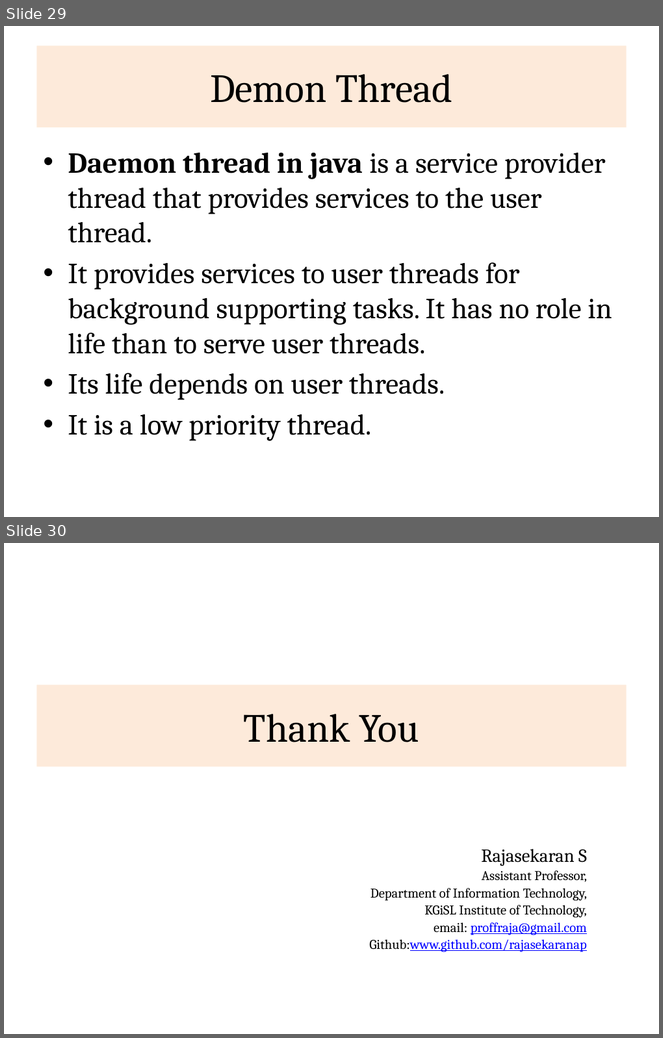
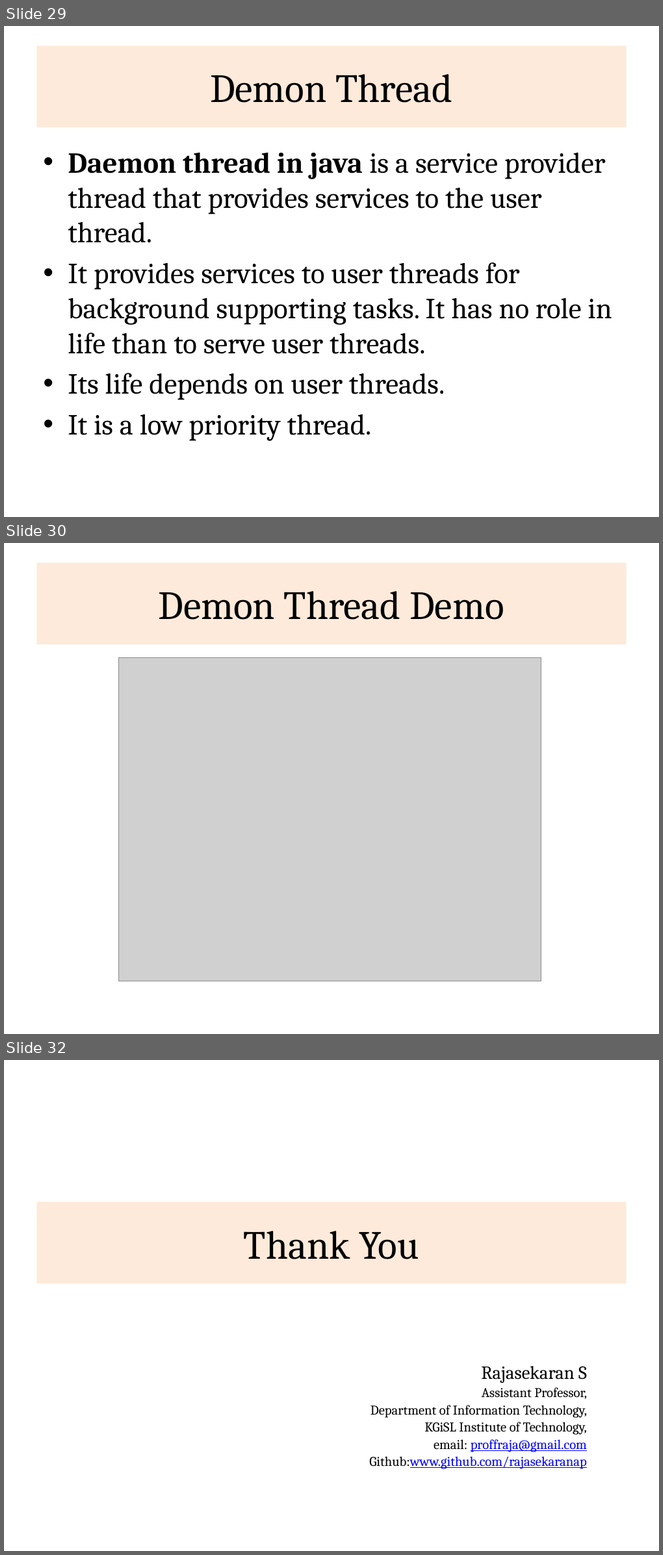
Before and after one commit to rajasekaran36/CS8392-OOPS, a slide deck: Slides/Unit 4/CS8392-U4-Multithreading.pptx. Shown one above the other, each under a label of ours: slides 29 and 30 before the commit, slides 29, 30 and 32 after it; the slides between them are not shown. The pictures are 663x1038 and 663x1555 pixels, drawn with LibreOffice and Linux fonts; fonts in the diff are those of the drawing; grey boxes stand for pictures. Boxes give left, top, right and bottom in pixels: in the first picture for what was removed or moved away, otherwise in the second. Text is boxed around its words. In the diff, an @@ line names an element or a change of style, - is before the commit and + after.

```diff
--- a/Slides/Unit 4/CS8392-U4-Multithreading.pptx
+++ b/Slides/Unit 4/CS8392-U4-Multithreading.pptx
@@ slide 30 added at (4,543,659,1034), background #FFFFFF @@
@@ title added at (36,563,627,644), fill #FDEADA, 44 pt, text #000000 @@
+Demon Thread Demo
@@ picture added at (118,657,542,981) @@
@@ what was slide 30 is now slide 32 @@
```
Also in this commit, not shown: 2 other slides added, 1 slide removed, 3 other files.
